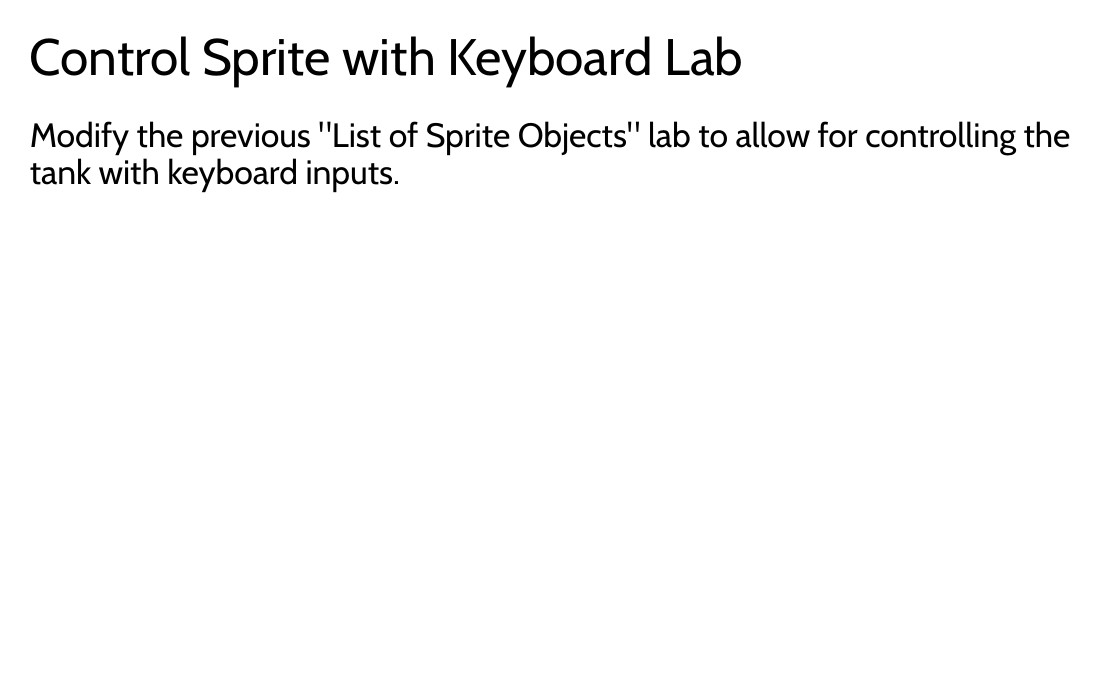
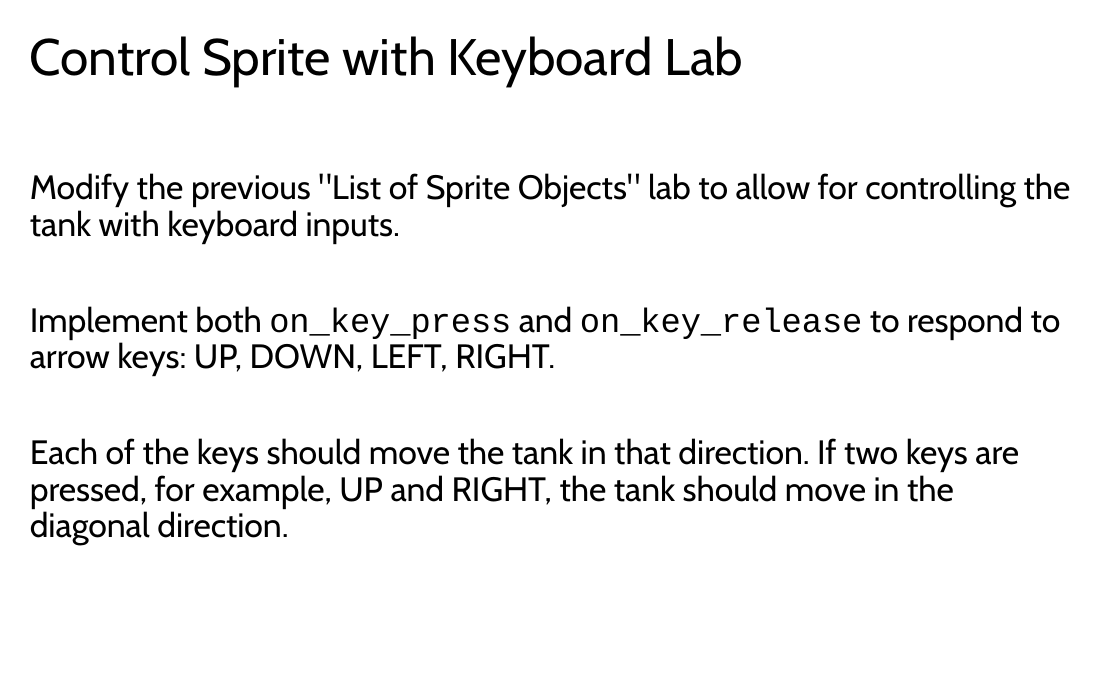
Before and after one commit to LongBaoNguyen/longbaonguyen.github.io, a slide deck: slide 8 of courses/apcsp/processing_arcade/processing2.pptx. Drawn at 1120x700 pixels with LibreOffice and Linux fonts; fonts in the diff are those of the drawing. Boxes give left, top, right and bottom in pixels: in the first picture for what was removed or moved away, otherwise in the second. Text is boxed around its words. In the diff, an @@ line names an element or a change of style, - is before the commit and + after.

```diff
--- a/courses/apcsp/processing_arcade/processing2.pptx
+++ b/courses/apcsp/processing_arcade/processing2.pptx
@@ text at (x1=30, y1=306, x2=1061, y2=545): paragraphs added @@
+Implement both on_key_press and on_key_release to respond to arrow keys: UP, DOWN, LEFT, RIGHT.
+Each of the keys should move the tank in that direction. If two keys are pressed, for example, UP and RIGHT, the tank should move in the diagonal direction.
```
Also in this commit, not shown: 3 other slides changed, 5 other files.
